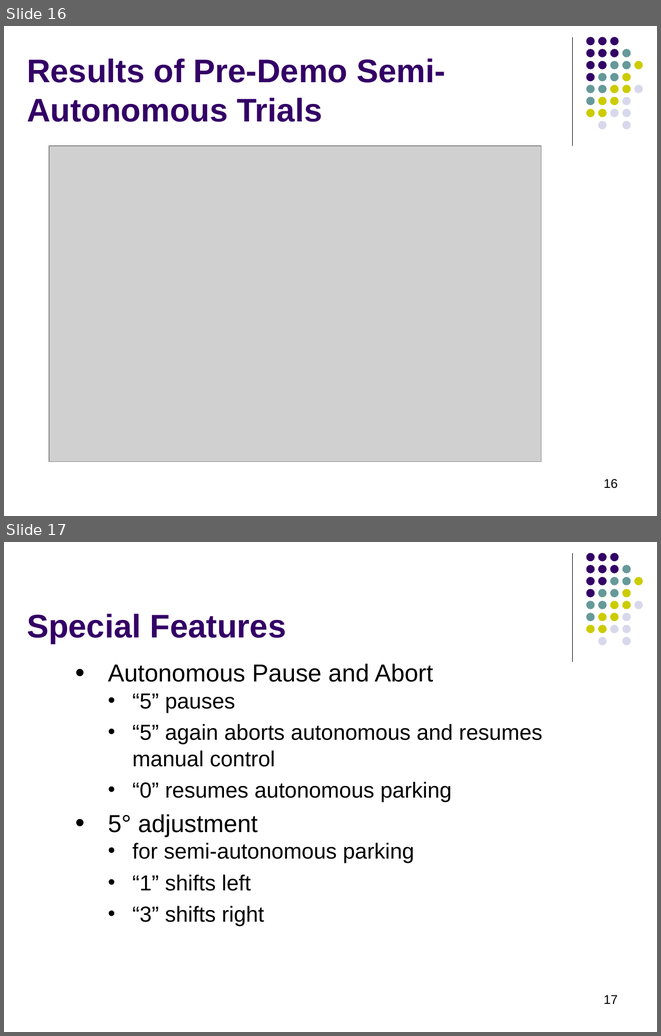
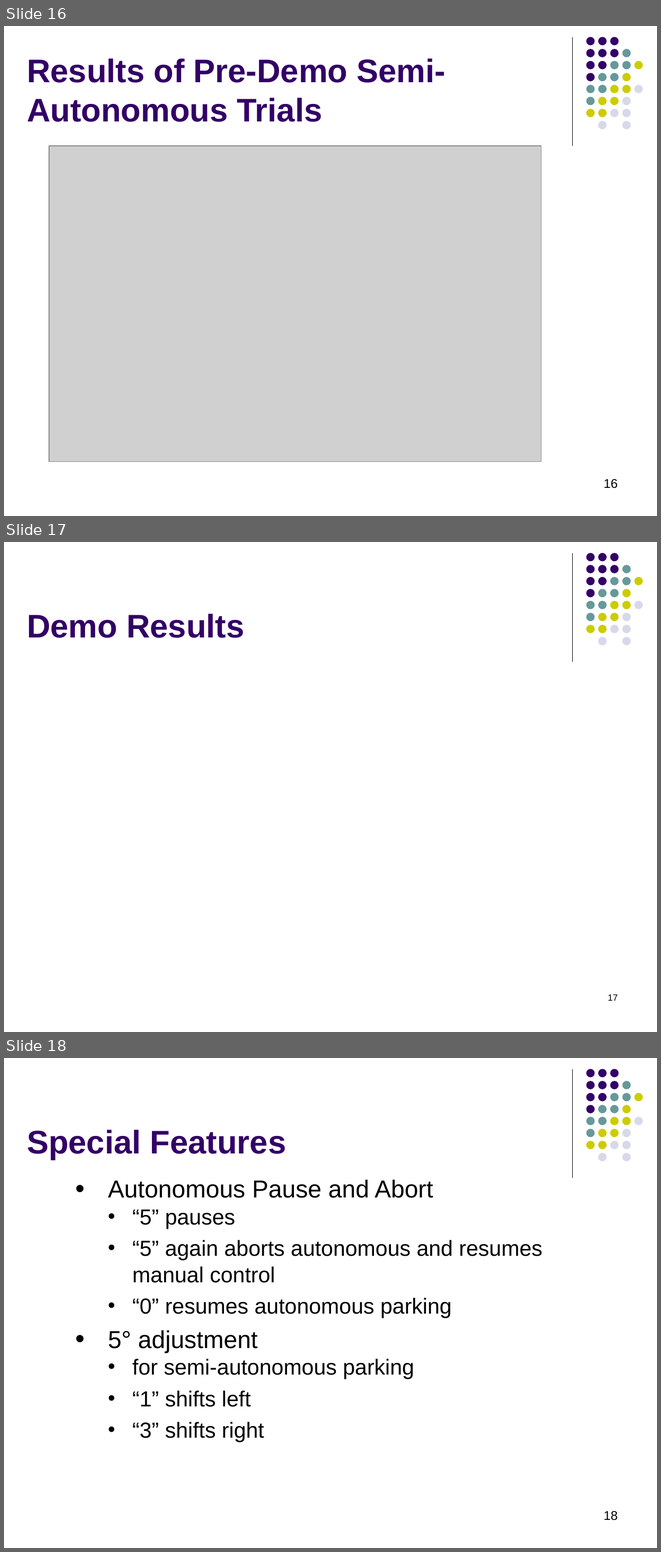
Before and after one commit to g-yotam/AutoBot-Parking, a slide deck: ECE2031Presentation.pptx. Shown one above the other, each under a label of ours: slides 16 and 17 before the commit, slides 16, 17 and 18 after it. The pictures are 661x1036 and 661x1552 pixels, drawn with LibreOffice and Linux fonts; fonts in the diff are those of the drawing; grey boxes stand for pictures. Boxes give left, top, right and bottom in pixels: in the first picture for what was removed or moved away, otherwise in the second. Text is boxed around its words. In the diff, an @@ line names an element or a change of style, - is before the commit and + after.

```diff
--- a/ECE2031Presentation.pptx
+++ b/ECE2031Presentation.pptx
@@ slide 17 added at [4, 542, 657, 1032], background #FFFFFF; not listed: 32 template elements that a slide beside it also shows @@
@@ title added at [27, 614, 244, 638], 36 pt, text #330066, bold @@
+Demo Results
@@ page number added at [608, 994, 618, 1000], 10 pt, text #000000 @@
+17
@@ what was slide 17 is now slide 18 @@
@@ page number at [603, 1511, 618, 1520]: text changed @@
-17
+18
```
Also in this commit, not shown: 2 slides changed.
